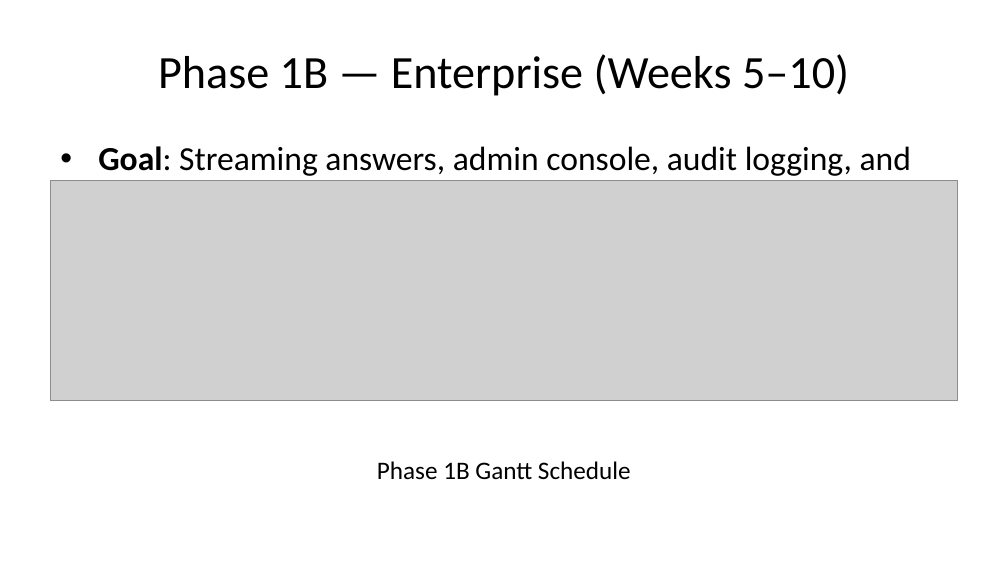
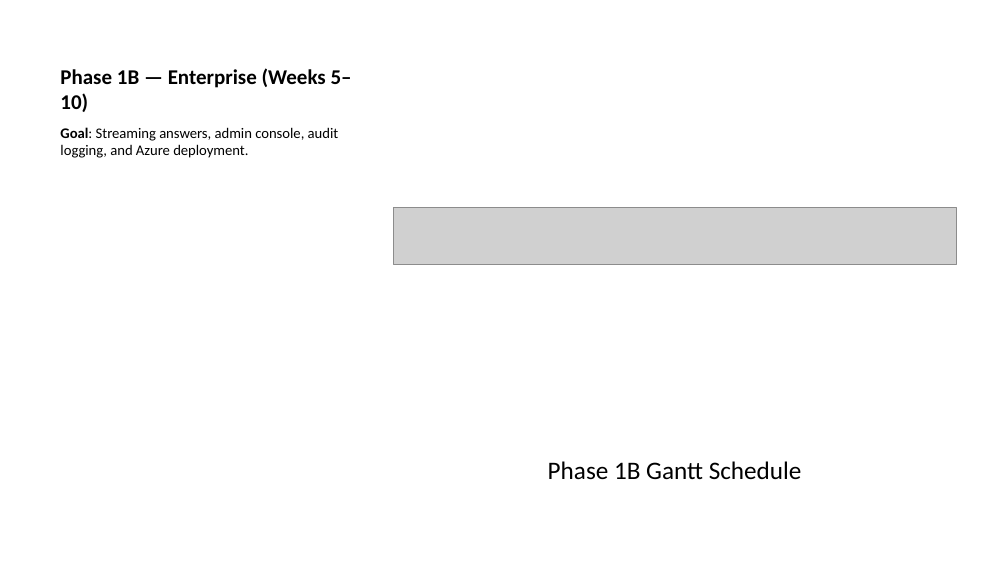
Before and after one commit to igor-kan/quarto-writing, a slide deck: slide 15 of posts/aurora_internal_ai_assistant_proposal_slides.pptx. Drawn at 1008x567 pixels with LibreOffice and Linux fonts; fonts in the diff are those of the drawing; grey boxes stand for pictures. Boxes give left, top, right and bottom in pixels: in the first picture for what was removed or moved away, otherwise in the second. Text is boxed around its words. In the diff, an @@ line names an element or a change of style, - is before the commit and + after.

```diff
--- a/posts/aurora_internal_ai_assistant_proposal_slides.pptx
+++ b/posts/aurora_internal_ai_assistant_proposal_slides.pptx
@@ title "Phase 1B — Enterprise (Weeks ..." at [60, 68, 352, 112]: size 33 to 15 pt, bold on; alignment centre to left; vertical alignment middle to bottom @@
@@ text "Goal: Streaming answers, admin console, ...": place and size @@
-text "Goal: Streaming answers, admin console, ..." at [98, 146, 911, 220]
+text "Goal: Streaming answers, admin console, ..." at [60, 127, 339, 158]
@@ text "Goal: Streaming answers, admin console, ..." at [60, 127, 339, 158]: size 24 to 10.5 pt; bullet • to none; less space between paragraphs @@
@@ picture removed at [50, 180, 958, 400] @@
@@ picture added at [393, 208, 956, 265] @@
@@ text "Phase 1B Gantt Schedule": place and size @@
-text "Phase 1B Gantt Schedule" at [377, 461, 631, 480]
+text "Phase 1B Gantt Schedule" at [548, 461, 802, 480]
```
Also in this commit, not shown: 19 other slides changed, 3 other files.
